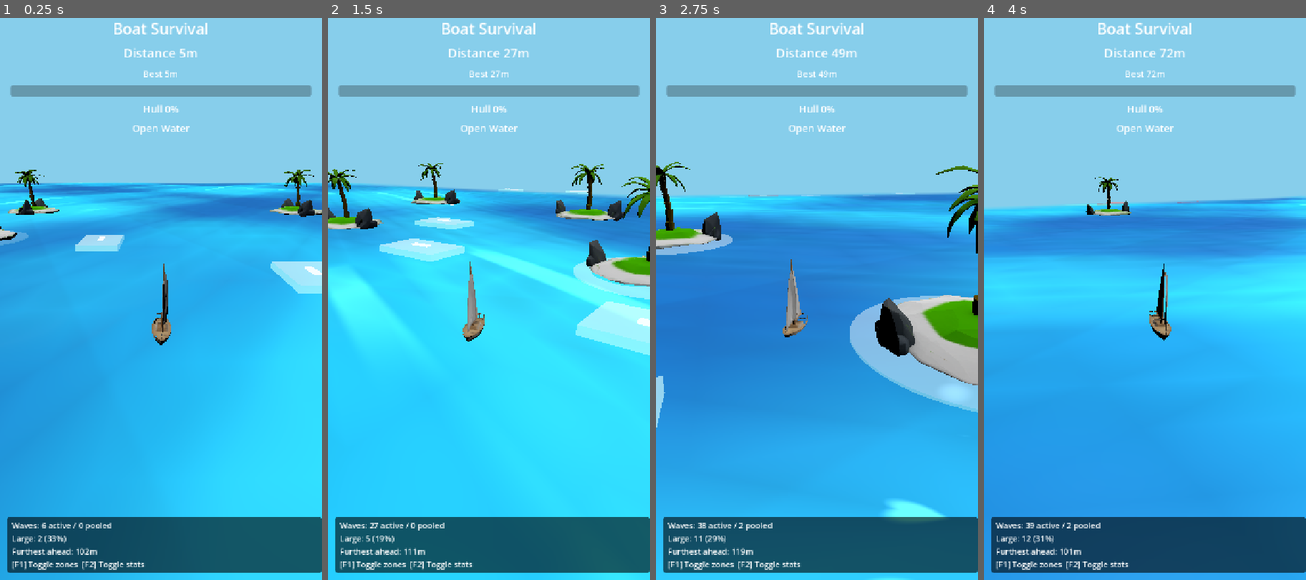
Above: before the commit, frames 1-4 (left to right).
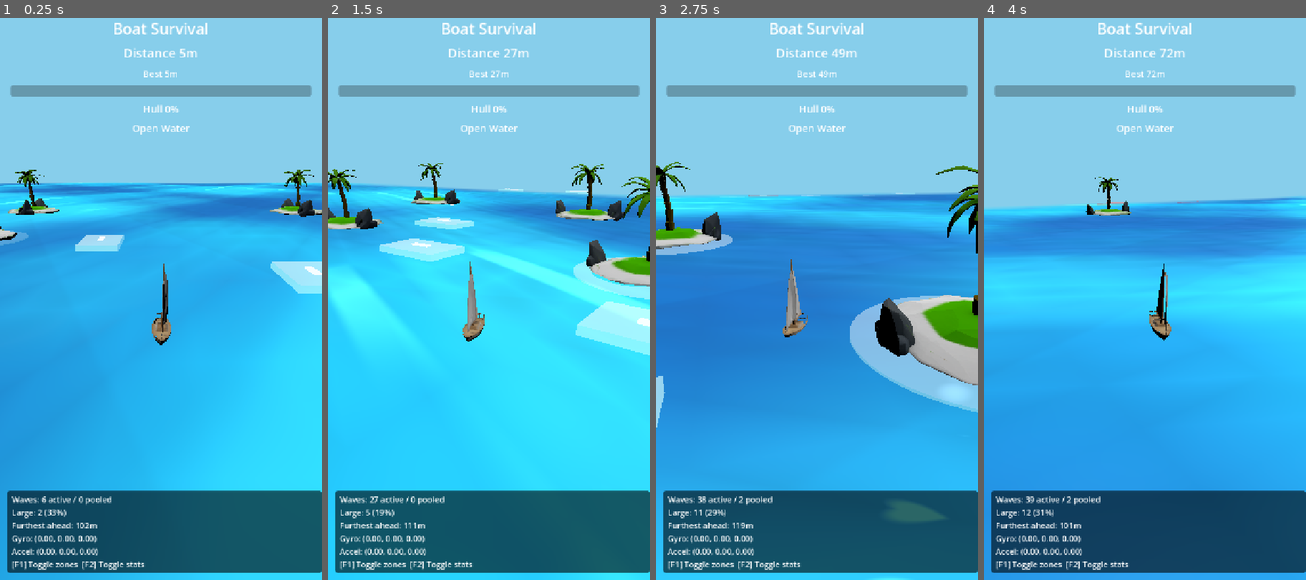
Above: after the commit, the same moments.

Repository: lseyesl/ai_game_board
Game: Godot game, scene res://scenes/main/Main.tscn
Same seed, same stepped clock (60 frames per second), same inputs: the game is played once before the commit and once after it.
Inputs (mouse positions are in pixels of both pictures, inside the frame that each line leads up to):
- Up to frame 1 (0.25 s): no input
- Up to frame 2 (1.5 s): tap Enter (ui_accept) at 0.5, 0.77 s; move the mouse to (559, 265) at 0.52 s; hold Right (ui_right) 0.53-1.25 s; tap F at 0.6 s; click (559, 265) at 0.67 s; drag from (424, 321) to (472, 405) at 1.27 s
- Up to frame 3 (2.75 s): move the mouse to (849, 169) at 2.02 s; hold Right (ui_right) from 2.03 s (still down); hold E from 2.03 s (still down)
- Up to frame 4 (4 s): release Right (ui_right) at 2.75 s; release E at 2.75 s; drag from (1128, 405) to (1048, 209) at 2.77 s; move the mouse to (1241, 377) at 3.52 s; hold Left (ui_left) from 3.53 s (still down); tap F at 3.6 s; tap Enter (ui_accept) at 3.77 s

The runs differ from the first frame. In frame 1, 5.2% of the frame differs, in the area x 2-100%, y 84-96%; in frame 2, 5.3%; in frame 3, 5.3%; in frame 4, 5.3%.

Commit message:
fix: use gyro Y-axis and combine with accelerometer for steering
The gyroscope Z-axis detects screen-rotation (steering-wheel gesture) but
natural phone tilting in portrait mode rotates around the Y-axis. Switch
to gyro.y and remove the divisor so gentle turns register. Combine gyro
and accelerometer contributions instead of priority-gating, with a
debug overlay readout to verify sensor data on device.

Co-authored-by: Sisyphus <clio-agent@sisyphuslabs.ai>

Diff:
--- a/scripts/debug/debug_overlay.gd
+++ b/scripts/debug/debug_overlay.gd
@@ -4,6 +4,7 @@
 var wave_zones_visible := true
 var stats_panel_visible := true
 var wave_spawner = null
+var steering_input = null
 
 var _stats_label: Label = null
 var _canvas: CanvasLayer = null
@@ -31,7 +32,13 @@
 
 	var furthest: float = wave_spawner._furthest_ahead_distance
 	var large_ratio := float(large_count) / float(maxi(active_count, 1)) * 100.0
-	_stats_label.text = "Waves: %d active / %d pooled\nLarge: %d (%.0f%%)\nFurthest ahead: %.0fm\n[F1] Toggle zones  [F2] Toggle stats" % [active_count, pool_size, large_count, large_ratio, furthest]
+	var sensor_text := ""
+	if steering_input != null:
+		sensor_text = "\nGyro: (%.2f, %.2f, %.2f)\nAccel: (%.2f, %.2f, %.2f)" % [
+			steering_input.gyro_raw.x, steering_input.gyro_raw.y, steering_input.gyro_raw.z,
+			steering_input.accel_raw.x, steering_input.accel_raw.y, steering_input.accel_raw.z,
+		]
+	_stats_label.text = "Waves: %d active / %d pooled\nLarge: %d (%.0f%%)\nFurthest ahead: %.0fm%s\n[F1] Toggle zones  [F2] Toggle stats" % [active_count, pool_size, large_count, large_ratio, furthest, sensor_text]
 
 
 func _unhandled_input(event: InputEvent) -> void:
--- a/scripts/input/steering_input.gd
+++ b/scripts/input/steering_input.gd
@@ -2,6 +2,10 @@
 extends RefCounted
 
 var debug_axis: float = 0.0
+
+## Last sensor readings exposed for debug overlay (read-only).
+var gyro_raw := Vector3.ZERO
+var accel_raw := Vector3.ZERO
 
 
 func set_debug_axis(value: float) -> void:
@@ -9,9 +13,17 @@
 
 
 func get_steering_axis() -> float:
-	var gyro := Input.get_gyroscope()
-	if gyro.length() > 0.001:
-		return clampf(-gyro.z / 3.0, -1.0, 1.0)
+	var total := 0.0
+
+	gyro_raw = Input.get_gyroscope()
+	if gyro_raw.length() > 0.01:
+		total += -gyro_raw.y
+
+	accel_raw = Input.get_accelerometer()
+	if accel_raw.length() > 0.01:
+		total += -accel_raw.x / 4.5
 
 	var keyboard_axis := Input.get_action_strength("ui_right") - Input.get_action_strength("ui_left")
-	return clampf(keyboard_axis + debug_axis, -1.0, 1.0)
+	total += keyboard_axis + debug_axis
+
+	return clampf(total, -1.0, 1.0)
--- a/scripts/main/main.gd
+++ b/scripts/main/main.gd
@@ -88,6 +88,7 @@
 
 	debug_overlay = DebugOverlayScript.new()
 	debug_overlay.wave_spawner = wave_spawner
+	debug_overlay.steering_input = ship.input_adapter
 	add_child(debug_overlay)
 
 	island_spawner = IslandSpawnerScript.new()
Not shown, changed: AGENTS.md
Not shown, changed: README.md
